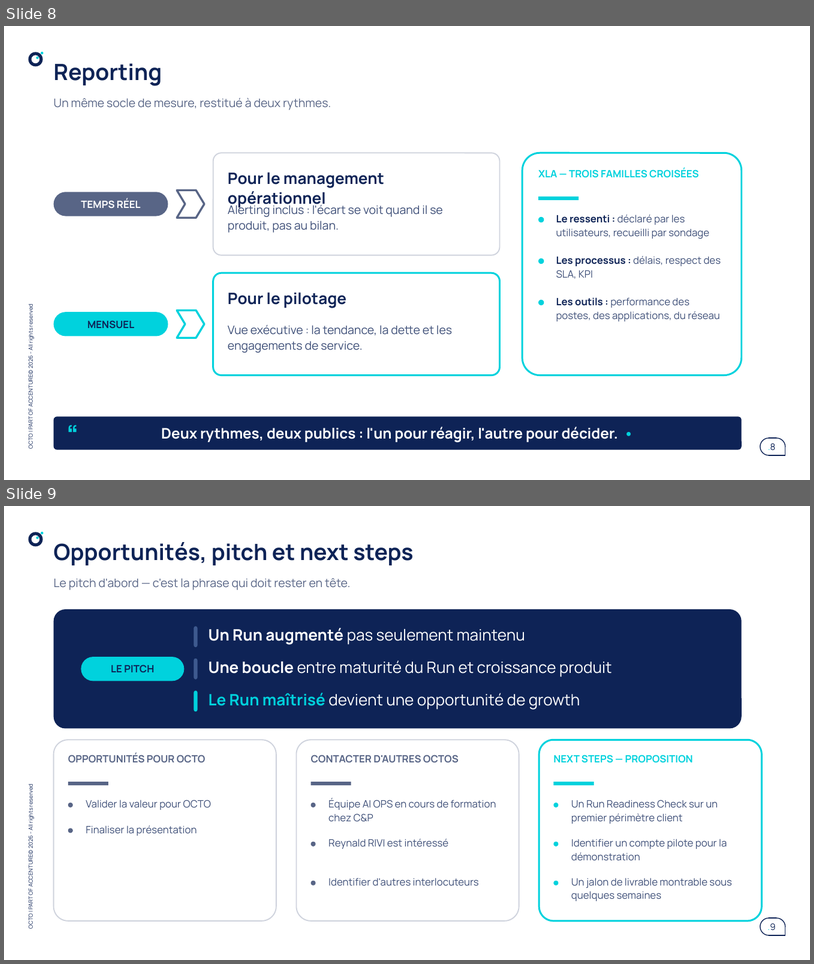
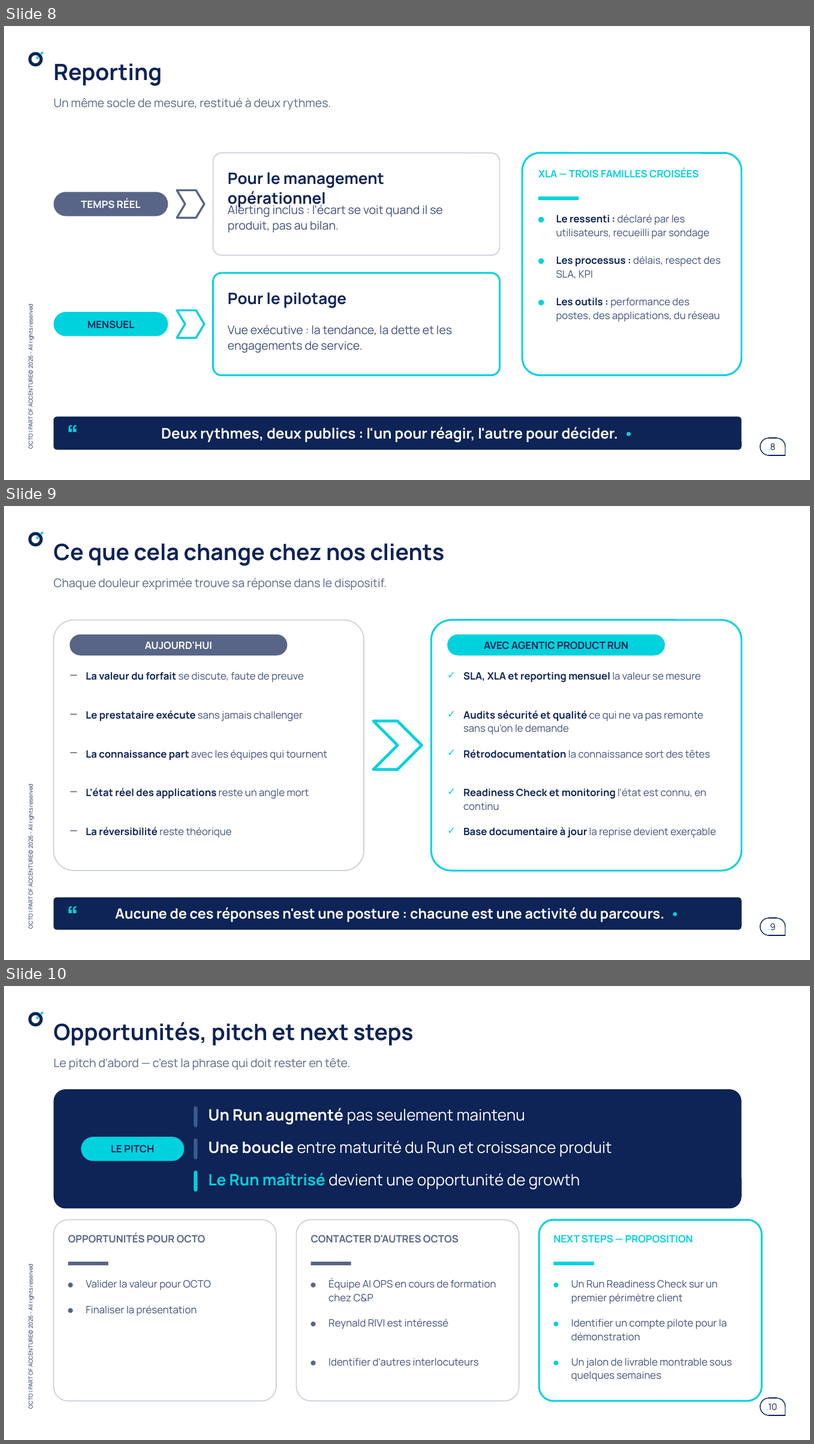
Before and after one commit to claudecamus-dot/VScode6-learning-sprintIA, a slide deck: docs/run-ia/atelier-agentic-run/AGENTIC-PRODUCT-RUN-atelier.pptx. Shown one above the other, each under a label of ours: slides 8 and 9 before the commit, slides 8, 9 and 10 after it. The pictures are 814x964 and 814x1444 pixels, drawn with LibreOffice and Linux fonts; fonts in the diff are those of the drawing. Boxes give left, top, right and bottom in pixels: in the first picture for what was removed or moved away, otherwise in the second. Text is boxed around its words. In the diff, an @@ line names an element or a change of style, - is before the commit and + after.

```diff
--- a/docs/run-ia/atelier-agentic-run/AGENTIC-PRODUCT-RUN-atelier.pptx
+++ b/docs/run-ia/atelier-agentic-run/AGENTIC-PRODUCT-RUN-atelier.pptx
@@ slide 9 added at (4,506,810,960), background #FFFFFF; not listed: 11 template elements that a slide beside it also shows @@
@@ title added at (54,543,445,566), 20 pt, text #0E2356, bold @@
+Ce que cela change chez nos clients
@@ text added at (54,578,387,590), 10.5 pt, text #586586 @@
+Chaque douleur exprimée trouve sa réponse dans le dispositif.
@@ rounded rectangle added at (53,620,363,870), fill #FFFFFF, outline #CFD3DD 1 pt @@
@@ rounded rectangle added at (431,620,742,870), fill #FFFFFF, outline #00D2DD 1.6 pt @@
@@ rounded rectangle added at (69,634,287,655), fill #586586 @@
@@ text added at (145,641,212,649), 9 pt, text #FFFFFF, bold @@
+AUJOURD'HUI
@@ rounded rectangle added at (447,634,665,655), fill #00D2DD @@
@@ text added at (484,641,629,649), 9 pt, text #0E2356, bold @@
+AVEC AGENTIC PRODUCT RUN
@@ text added at (69,668,84,687), 9 pt, text #586586, bold @@
+—
@@ text added at (86,672,304,682), 9 pt, text #3E4F78 @@
+La valeur du forfait se discute, faute de preuve
@@ text added at (447,668,462,687), 9 pt, text #00D2DD, bold @@
+✓
@@ text added at (464,672,701,682), 9 pt, text #0E2356, bold @@
+SLA, XLA et reporting mensuel la valeur se mesure
@@ text added at (69,707,84,726), 9 pt, text #586586, bold @@
+—
@@ text added at (86,710,303,721), 9 pt, text #0E2356, bold @@
+Le prestataire exécute sans jamais challenger
@@ chevron added at (374,721,422,769), fill #FFFFFF, outline #00D2DD 2.5 pt @@
@@ text added at (447,707,462,726), 9 pt, text #00D2DD, bold @@
+✓
@@ text added at (464,710,704,734), 9 pt, text #3E4F78 @@
+Audits sécurité et qualité ce qui ne va pas remonte sans qu'on le demande
@@ text added at (69,747,84,766), 9 pt, text #586586, bold @@
+—
@@ text added at (86,750,328,760), 9 pt, text #3E4F78 @@
+La connaissance part avec les équipes qui tournent
@@ text added at (447,747,462,766), 9 pt, text #00D2DD, bold @@
+✓
@@ text added at (464,749,711,758), 9 pt, text #3E4F78 @@
+Rétrodocumentation la connaissance sort des têtes
@@ text added at (69,785,84,804), 9 pt, text #586586, bold @@
+—
@@ text added at (86,787,309,799), 9 pt, text #0E2356, bold @@
+L'état réel des applications reste un angle mort
@@ text added at (447,785,462,804), 9 pt, text #00D2DD, bold @@
+✓
@@ text added at (464,788,707,810), 9 pt, text #0E2356, bold @@
+Readiness Check et monitoring l'état est connu, en continu
@@ text added at (69,824,84,843), 9 pt, text #586586, bold @@
+—
@@ text added at (86,826,232,837), 9 pt, text #0E2356, bold @@
+La réversibilité reste théorique
@@ text added at (447,824,462,843), 9 pt, text #00D2DD, bold @@
+✓
@@ text added at (464,826,716,837), 9 pt, text #3E4F78 @@
+Base documentaire à jour la reprise devient exerçable
@@ rounded rectangle added at (53,897,742,930), fill #0E2356 @@
@@ text added at (67,899,99,928), 24 pt, text #00D2DD, bold @@
+“
@@ text added at (115,907,665,922), 12.5 pt, text #FFFFFF, bold @@
+Aucune de ces réponses n'est une posture : chacune est une activité du parcours. •
@@ what was slide 9 is now slide 10 @@
@@ page number at (767,1403,778,1410): text changed; text colour #00D2DD to #0E2356 @@
-.9
+.10
```
Also in this commit, not shown: 3 other files.
